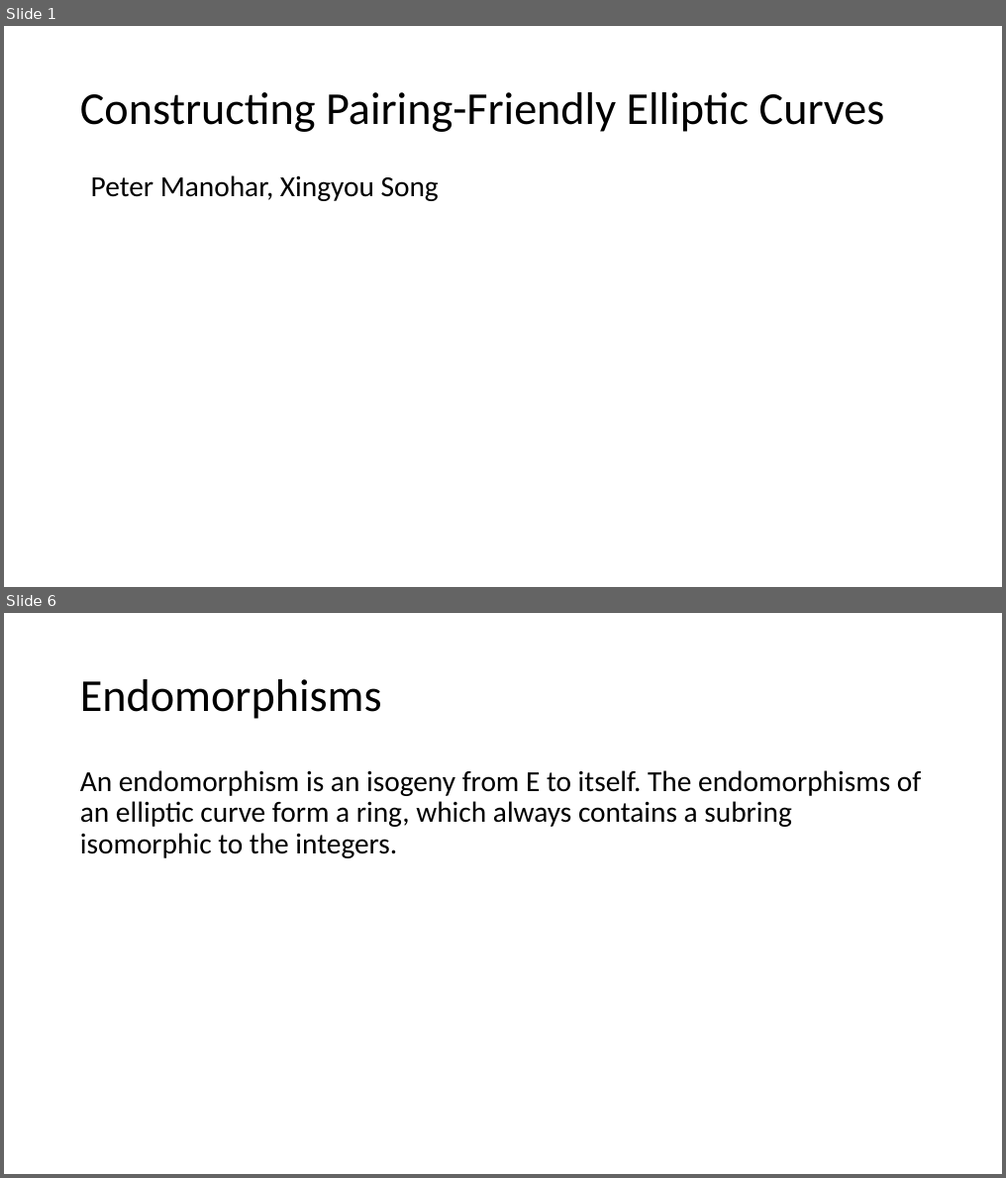
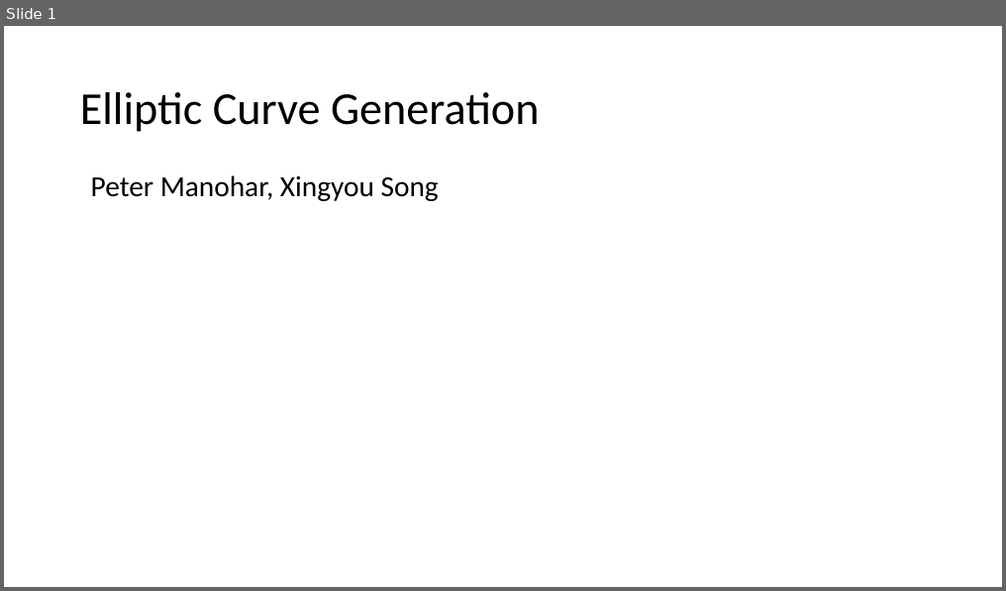
Before and after one commit to Srizzle/CS276-Project-Writeup, a slide deck: Presentation.ppt.pptx. Shown one above the other, each under a label of ours: slides 1 and 6 before the commit, slide 1 after it; the slides between them are not shown. The pictures are 1006x1178 and 1006x591 pixels, drawn with LibreOffice and Linux fonts; fonts in the diff are those of the drawing. Boxes give left, top, right and bottom in pixels: in the first picture for what was removed or moved away, otherwise in the second. Text is boxed around its words. In the diff, an @@ line names an element or a change of style, - is before the commit and + after.

```diff
--- a/Presentation.ppt.pptx
+++ b/Presentation.ppt.pptx
@@ slide 6 removed at box(4, 613, 1002, 1174), background #FFFFFF @@
@@ title removed at box(80, 679, 382, 719) @@
-Endomorphisms
@@ text removed at box(80, 770, 921, 859) @@
-An endomorphism is an isogeny from E to itself. The endomorphisms of an elliptic curve form a ring, which always contains a subring isomorphic to the integers.
@@ slide 1 changed as well @@
@@ title at box(80, 92, 540, 132): text changed @@
-Constructing Pairing-Friendly Elliptic Curves
+Elliptic Curve Generation
```
Also in this commit, not shown: 1 slide added, 7 other slides removed, 1 other file.
